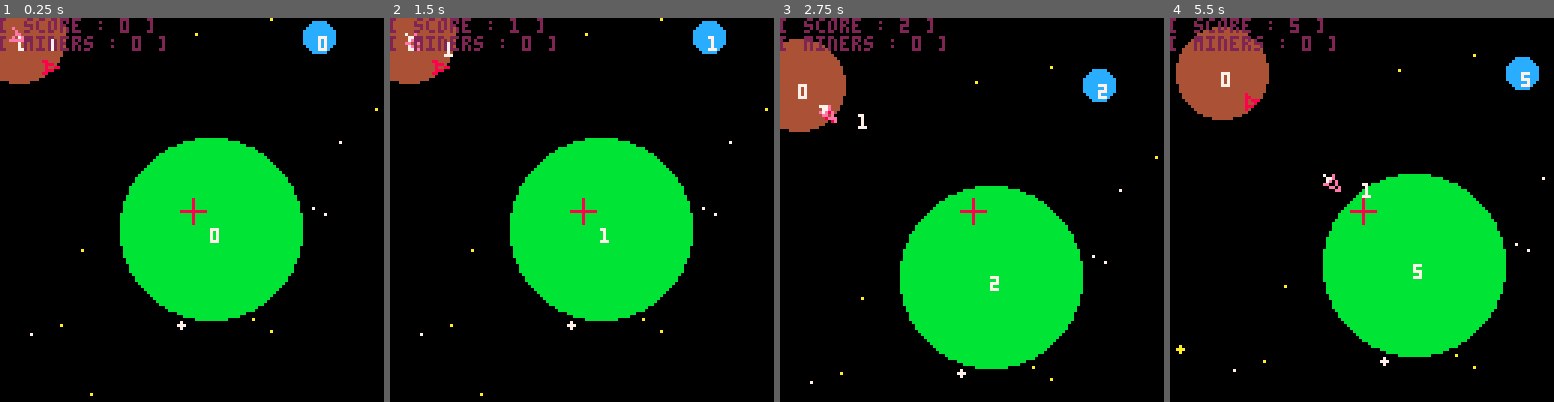
Above: before the commit, frames 1-4 (left to right).
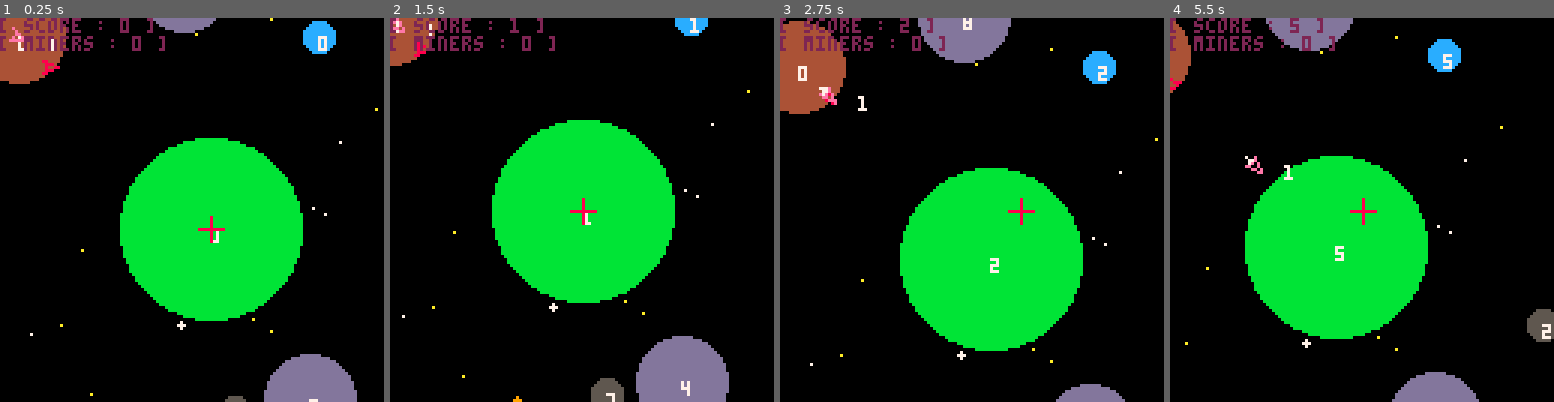
Above: after the commit, the same moments.

Repository: TarkanAl-Kazily/game-jams
Game: PICO-8 cartridge gmtk/main.p8
Same seed, same stepped clock (60 frames per second), same inputs: the game is played once before the commit and once after it.
Inputs:
- Up to frame 1 (0.25 s): no input
- Up to frame 2 (1.5 s): tap O (Z key) at 0.7 s
- Up to frame 3 (2.75 s): hold Right 1.6-2.1 s; tap O (Z key) at 1.7, 2.1, 2.5 s; hold Up 2.15-2.42 s; hold Right from 2.47 s (still down)
- Up to frame 4 (5.5 s): tap O (Z key) every 0.4 s from 2.9 to 5.3 s; release Right at 3.03 s; hold Left 3.08-3.58 s; hold Down 3.63-3.97 s; hold Right 4.02-4.68 s; hold Up 4.73-5.03 s; hold Left from 5.08 s (still down)

The runs differ from the first frame. In frame 1, 3.1% of the frame differs, in the area x 39-93%, y 0-100%; in frame 2, 13%; in frame 3, 10%; in frame 4, 28%, in the area x 0-100%, y 0-100%.

Commit message:
Fixed check for overlapping objects. Made cursor move about screen

Diff:
--- a/gmtk/main.p8
+++ b/gmtk/main.p8
@@ -1,8 +1,8 @@
 pico-8 cartridge // http://www.pico-8.com
 version 29
 __lua__
--- Space Clicker v0_9
--- Tarkan Al-Kazily
+-- space clicker v0_9
+-- tarkan al-kazily
 
 #include objects.lua
 #include controls.lua
@@ -13,6 +13,7 @@
 score = 0
 miner_count = 0
 entities = {}
+player_camera = {x=64, y=64}
 camera_pos = {x=0, y=0}
 world_bounds = {min={x=-128, y=-128}, max={x=255, y=255}}
 background = nil
@@ -24,11 +25,7 @@
 
 function _init()
   background = generate_background()
-  --entities = generate_zones()
-  --zones = generate_zones()
-  --for z in all(zones) do
-    --add(entities, z)
-  --end
+  entities = generate_zones()
   player = new_player()
   player.state.q = {x=10, y=10, d=0}
   miner = new_miner()
@@ -60,20 +57,23 @@
 
 function control_camera()
   if btn(0) then
-    camera_pos.x -= 1
+    player_camera.x -= 1
   end
   if btn(1) then
-    camera_pos.x += 1
+    player_camera.x += 1
   end
   if btn(2) then
-    camera_pos.y -= 1
+    player_camera.y -= 1
   end
   if btn(3) then
-    camera_pos.y += 1
-  end
-
-  camera_pos.x = mid(world_bounds.min.x, camera_pos.x, world_bounds.max.x - 128)
-  camera_pos.y = mid(world_bounds.min.y, camera_pos.y, world_bounds.max.y - 128)
+    player_camera.y += 1
+  end
+
+  player_camera.x = mid(world_bounds.min.x, player_camera.x, world_bounds.max.x - 1)
+  player_camera.y = mid(world_bounds.min.y, player_camera.y, world_bounds.max.y - 1)
+
+  camera_pos.x = mid(world_bounds.min.x, player_camera.x - 64, world_bounds.max.x - 128)
+  camera_pos.y = mid(world_bounds.min.y, player_camera.y - 64, world_bounds.max.y - 128)
 end
 
 function _draw()
@@ -90,8 +90,8 @@
   camera(camera_pos.x, camera_pos.y)
   print("[ score : "..flr(score).." ]", camera_pos.x, camera_pos.y, 2)
   print("[ miners : "..miner_count.." ]", camera_pos.x, camera_pos.y + 6, 2)
-  line(camera_pos.x + 60, camera_pos.y + 64, camera_pos.x + 68, camera_pos.y + 64, 8)
-  line(camera_pos.x + 64, camera_pos.y + 60, camera_pos.x + 64, camera_pos.y + 68, 8)
+  line(player_camera.x - 4, player_camera.y, player_camera.x + 4, player_camera.y, 8)
+  line(player_camera.x, player_camera.y - 4, player_camera.x, player_camera.y + 4, 8)
 end
 
 -->8
@@ -155,7 +155,7 @@
 function update_points(ship)
   for i=1,#entities do
     e = entities[i]
-    if (e.type == "zone") and (distance_squared(ship.state.q, e.state.q) < (e.radius * e.radius)) then
+    if (e.type == "zone") and overlap(e, ship) then
       --printh(e.state.q.x..","..e.state.q.y..","..e.radius)
       score += e.point
       e.point = 0
@@ -207,33 +207,6 @@
   player.control.acceleration = mid(player.control.acceleration, player.limits.control.acceleration, -player.limits.control.acceleration)
 end
 
--- Player interacts with the given zone
-function player_interact(e)
-  if e.zone == nil then
-    return
-  end
-
-  if distance_squared(player.pos, e.pos) > e.zone.radius * e.zone.radius then
-    return
-  end
-
-  if e.zone.timer.cur == 0 then
-    e.zone.timer.cur = e.zone.timer.reset
-    e.zone.action(e)
-  end
-
-end
-
-function buy_miner(e)
-  if score > e.zone.miner_cost then
-    score -= e.zone.miner_cost
-    e.zone.miner_cost = flr(e.zone.miner_cost * e.zone.miner_growth)
-    miner_count += 1
-    miner = create_miner(e.pos.x, e.pos.y, earth, e)
-    add(entities, miner)
-  end
-end
-
 -->8
 -- utils and math
 
@@ -248,6 +221,22 @@
   return result
 end
 
+function overlap(e1, e2)
+  local dx, dy = e1.state.q.x - e2.state.q.x, e1.state.q.y - e2.state.q.y
+  local sum_radius = 0
+  if e1.type == "zone" then
+    sum_radius += e1.radius
+  end
+  if e2.type == "zone" then
+    sum_radius += e2.radius
+  end
+  if abs(dx) > sum_radius or abs(dy) > sum_radius then
+    return false
+  end
+  local dist = dx * dx + dy * dy
+  return dist < sum_radius * sum_radius
+end
+
 function distance_squared(p1, p2)
   local dx, dy = p1.x - p2.x, p1.y - p2.y
   if (dx * dx + dy * dy) < 0 then
--- a/gmtk/objects.lua
+++ b/gmtk/objects.lua
@@ -75,7 +75,6 @@
   local result = {}
   for i=1, 32 do
     local zone = new_zone()
-    zone.point_growth = 0.0
     zone.state.q = {x=rnd_between(world_bounds.min.x, world_bounds.max.x), y=rnd_between(world_bounds.min.y, world_bounds.max.y), d=0}
     size = flr(rnd(10))
     if size < 1 then
@@ -92,8 +91,18 @@
       zone.color = 5
       zone.point_growth = 5.0
     end
-    add(result, zone)
+    local add_zone = true
+    for j=1, #result do
+        if overlap(result[j], zone) then
+            add_zone = false
+            break
+        end
+    end
+    if add_zone then
+        add(result, zone)
+    end
   end
+
   return result
 end
 
